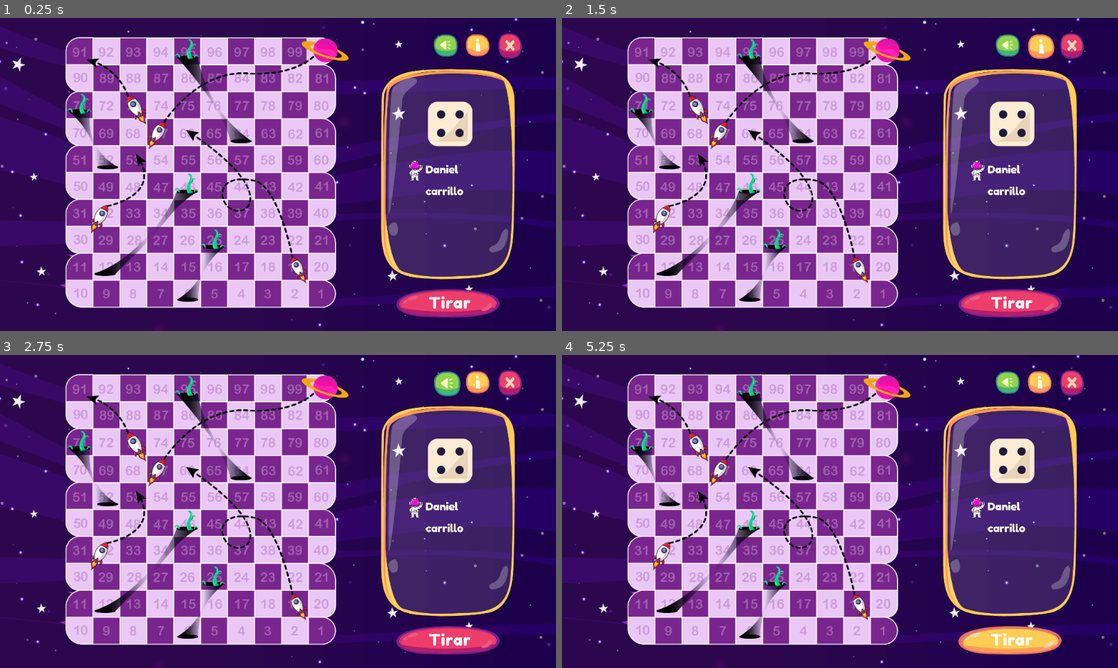
Above: before the commit, frames 1-4 (two rows, left to right).
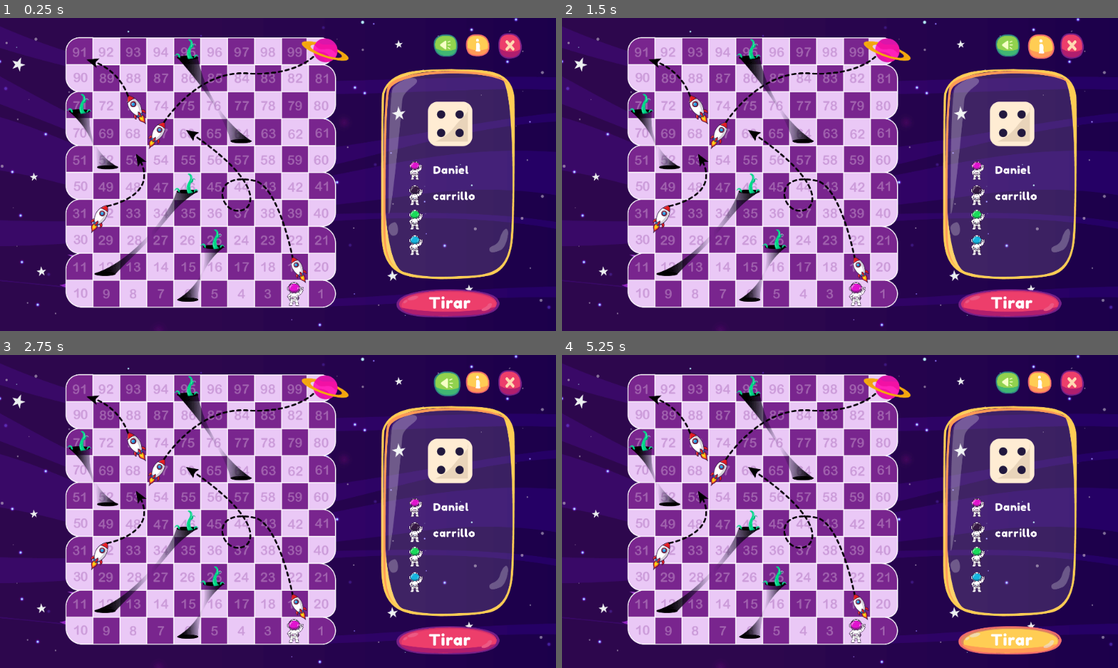
Above: after the commit, the same moments.

Repository: carrilloycardenas/Carrera-espacial
Game: Godot game, scene res://tablero/tablero.tscn
The game is run twice, just before and just after one commit, with the same random seed, the same clock (stepped at 60 frames per second) and the same inputs. The project has no main scene, so this scene is started directly.
Inputs (mouse positions are in pixels of both pictures, inside the frame that each line leads up to):
- Up to frame 1 (0.25 s): no input
- Up to frame 2 (1.5 s): click (1012, 302) at 0.5 s; click (1040, 46) at 1.25 s
- Up to frame 3 (2.75 s): click (444, 383) at 2 s
- Up to frame 4 (5.25 s): click (1012, 639) at 2.75 s; click (1040, 383) at 3.5 s; click (1006, 383) at 4.25 s; click (1012, 639) at 5 s

The runs differ from the first frame. In frame 1, 0.9% of the frame differs, in the area x 51-86%, y 45-92%; in frame 2, 0.9%; in frame 3, 0.9%; in frame 4, 0.9%.

Commit message:
Progress on the board

Diff:
--- a/tablero/tablero.tscn
+++ b/tablero/tablero.tscn
@@ -15,17 +15,17 @@
 [ext_resource path="res://font/FredokaOne-Regular.ttf" type="DynamicFontData" id=13]
 [ext_resource path="res://sprites/dado.tscn" type="PackedScene" id=14]
 [ext_resource path="res://scripts/tablero.gd" type="Script" id=15]
+[ext_resource path="res://assets/astronauta-2-negro.png" type="Texture" id=16]
+[ext_resource path="res://assets/astronauta-3-verde.png" type="Texture" id=17]
+[ext_resource path="res://assets/astronauta-4-azul.png" type="Texture" id=18]
 
 [sub_resource type="DynamicFont" id=1]
 size = 37
+extra_spacing_char = 2
 font_data = ExtResource( 13 )
 
 [node name="tablero" type="Node2D"]
 script = ExtResource( 15 )
-__meta__ = {
-"_edit_horizontal_guides_": [ 236.0, 154.0, 282.0 ],
-"_edit_vertical_guides_": [ 779.0, 753.0, 939.0 ]
-}
 
 [node name="Tablero" type="Sprite" parent="."]
 position = Vector2( 512, 288 )
@@ -37,41 +37,61 @@
 scale = Vector2( 0.533657, 0.533057 )
 texture = ExtResource( 2 )
 
+[node name="Astronauta-1-rosa" type="Sprite" parent="Fondo-espacio-dado"]
+position = Vector2( -110.573, -13.0417 )
+scale = Vector2( 0.384381, 0.384814 )
+texture = ExtResource( 12 )
+
+[node name="Astronauta-2-negro" type="Sprite" parent="Fondo-espacio-dado"]
+position = Vector2( -110.573, 72.225 )
+scale = Vector2( 0.384, 0.384 )
+texture = ExtResource( 16 )
+
+[node name="Astronauta-3-verde" type="Sprite" parent="Fondo-espacio-dado"]
+position = Vector2( -110.573, 156.644 )
+scale = Vector2( 0.384, 0.384 )
+texture = ExtResource( 17 )
+
+[node name="Astronauta-4-azul" type="Sprite" parent="Fondo-espacio-dado"]
+position = Vector2( -110.573, 244.814 )
+scale = Vector2( 0.384, 0.384 )
+texture = ExtResource( 18 )
+
 [node name="spriteDado" parent="Fondo-espacio-dado" instance=ExtResource( 14 )]
 position = Vector2( 7.48047, -173.527 )
 scale = Vector2( 0.35, 0.35 )
 
 [node name="lbl-player1" type="Label" parent="Fondo-espacio-dado"]
-margin_left = -77.0
-margin_top = -40.0
-margin_right = 213.0
-margin_bottom = 19.0
+margin_left = -50.6307
+margin_top = -38.124
+margin_right = 223.369
+margin_bottom = 7.87598
 custom_fonts/font = SubResource( 1 )
-text = "Player 1"
+text = "Mariana"
 
 [node name="lbl-player2" type="Label" parent="Fondo-espacio-dado"]
-margin_left = -77.0
-margin_top = 35.0
-margin_right = 213.0
-margin_bottom = 94.0
+margin_left = -51.0
+margin_top = 52.0
+margin_right = 221.0
+margin_bottom = 98.0
 custom_fonts/font = SubResource( 1 )
-text = "Player 2"
+text = "Dianita"
 
 [node name="lbl-player3" type="Label" parent="Fondo-espacio-dado"]
-margin_left = -77.0
-margin_top = 108.0
-margin_right = 213.0
-margin_bottom = 167.0
+margin_left = -48.7355
+margin_top = 139.76
+margin_right = 225.265
+margin_bottom = 185.76
 custom_fonts/font = SubResource( 1 )
-text = "Player 3"
+text = "Luisito"
 
 [node name="lbl-player4" type="Label" parent="Fondo-espacio-dado"]
-margin_left = -77.0
-margin_top = 179.0
-margin_right = 213.0
-margin_bottom = 238.0
+margin_left = -48.7568
+margin_top = 224.023
+margin_right = 225.243
+margin_bottom = 270.023
 custom_fonts/font = SubResource( 1 )
-text = "Player 4"
+text = "Paulette"
 
 [node name="btn-tirar" type="TextureButton" parent="."]
 margin_left = 730.0
@@ -120,13 +140,7 @@
 texture = ExtResource( 11 )
 
 [node name="astro1-rosa" type="Sprite" parent="."]
-visible = false
-position = Vector2( 546, 508 )
-scale = Vector2( 0.225961, 0.225961 )
+position = Vector2( 544, 508 )
+scale = Vector2( 0.256876, 0.256876 )
 texture = ExtResource( 12 )
 offset = Vector2( -0.000244141, 0.000244141 )
-
-[node name="Astronauta-1-rosa" type="Sprite" parent="."]
-position = Vector2( 766.188, 281.274 )
-scale = Vector2( 0.219017, 0.219017 )
-texture = ExtResource( 12 )
Not shown: 1 places in tablero/tablero.tscn that only renumber resources
